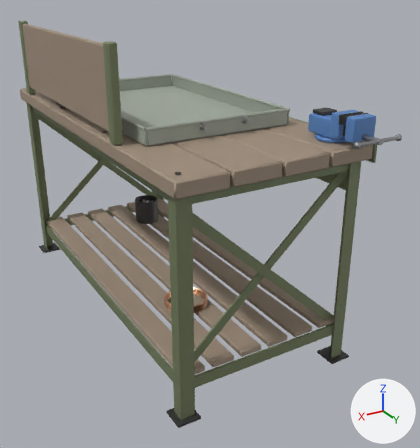
One commit to the glTF model assets/models/vehicles/bench.glb: the scene before it, then after it.
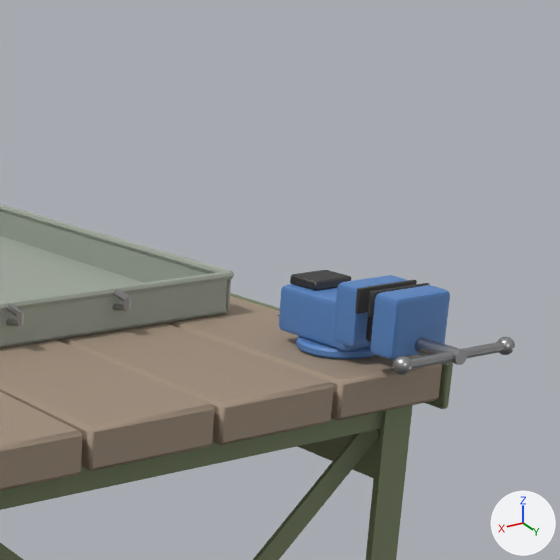
Old and new are each drawn whole from a 50 mm camera at (0.985, 1.997, 0.88) aimed at (-0.101, 0.186, -0.026) and again close up on the part from 47% to 100% of the width and 0% to 50% of the height. The lights are fixed; the arrows at lower right show +X, +Y and +Z. The last two pictures show the newer version. Vertices at exactly the same position are counted once.

The scene before the commit, as lines of its bpy script (objects in view):
```python
me_bench = bpy.data.meshes.new('bench')
me_bench.from_pydata(...)  # 2827 vertices, 5408 faces; spans x -0.37..0.35, y -0.76..0.85, z -0.4..0.7
me_bench.materials.append(mat_boards)  # beige #a08e7c
me_bench.materials.append(mat_paint)  # greyish green #7c8665
me_bench.materials.append(mat_iron)  # dark grey #555555
me_bench.materials.append(mat_enamel)  # white #f1f1ed
me_bench.materials.append(mat_black)  # black #2c2c2c
me_bench.materials.append(mat_greygreen)  # grey #a2aa9e
me_bench.materials.append(mat_steel)  # grey #adadaf
me_bench.materials.append(mat_blue)  # blue #5986c4
me_bench.materials.append(mat_wood)  # brown #95653f
me_bench.materials.append(mat_copper)  # beige #dda681
me_bench.materials.append(mat_worn)  # grey #bcbcbc
ob_bench = bpy.data.objects.new('bench', me_bench)
ob_bench.location = (0.0, 0.0, 0.0)
```
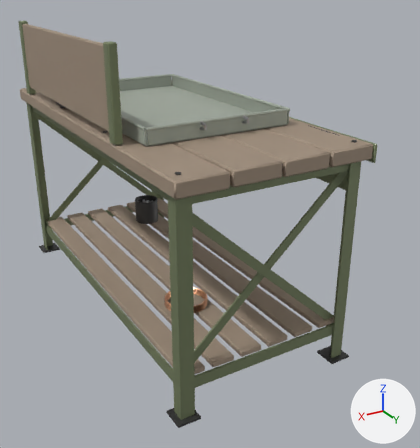
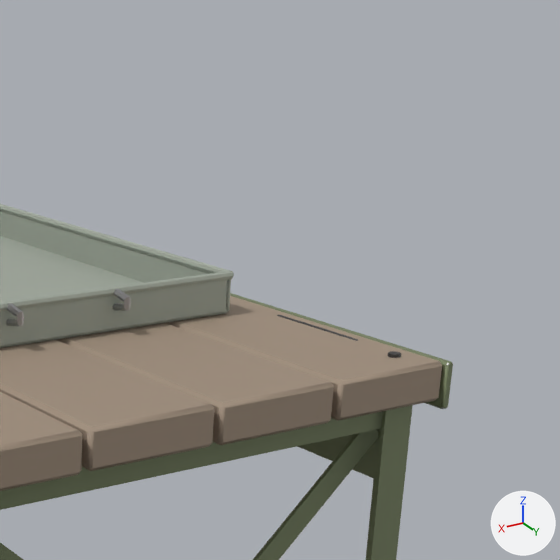
Edits to the bpy script that builds the scene:
```text
Change me_bench:
    used by ob_bench; location = (0.0, 0.0, 0.0)
    remove me_bench.from_pydata(...)  # 2827 vertices, 5408 faces; spans x -0.37..0.35, y -0.76..0.85, z -0.4..0.7
    add me_bench.from_pydata(...)  # 2337 vertices, 4468 faces; spans x -0.36..0.35, y -0.76..0.76, z -0.4..0.7
    me_bench part 1: 12 loose pieces with 518 vertices, spanning x -0.37..-0.18, y 0.57..0.85, z 0.4..0.5, are deleted
    other edits to the shape of me_bench do not show in these pictures
    remove me_bench.materials.append(mat_blue)  # blue #5986c4
```

Location of each change, [x1, y1, x2, y2] in pixels of the close-ups (560 x 560 px):
'bench', reshaped
    before: [0, 204, 515, 560]
    after: [0, 204, 453, 560]
part 1 of me_bench, deleted
    before: [279, 270, 515, 375]
